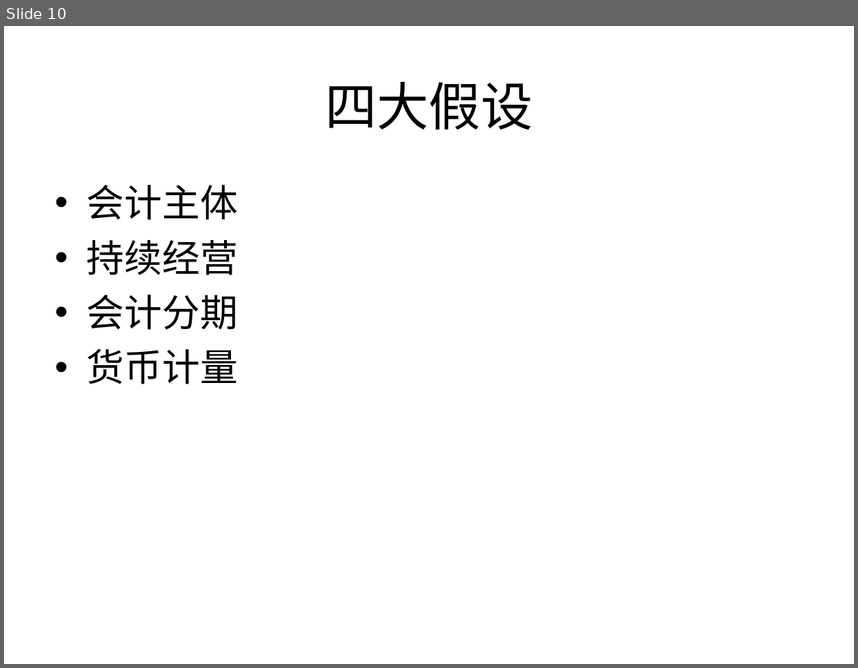
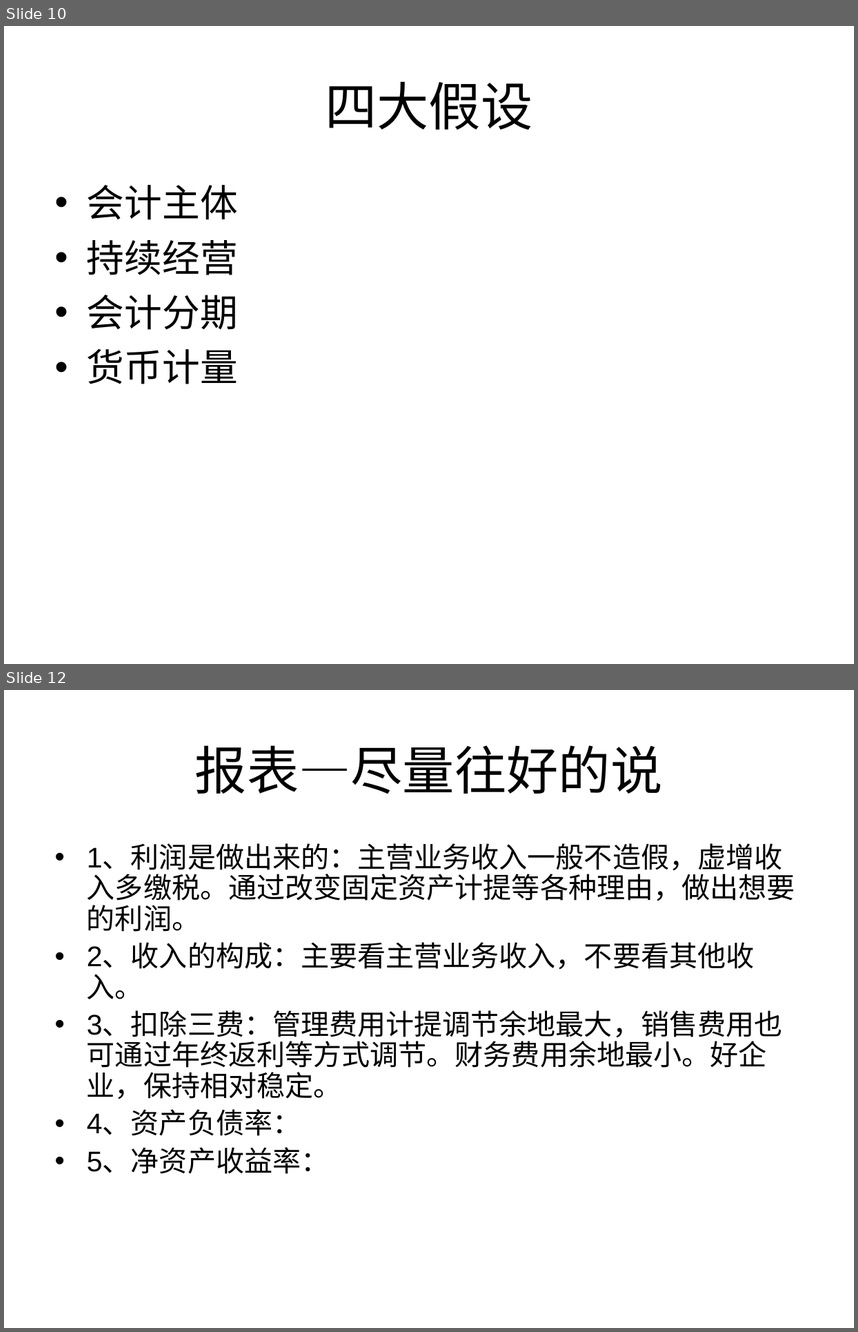
Before and after one commit to dunty/dunty.github.com, a slide deck: assets/2013-10-01-finance-accounting/accounting.ppt. Shown one above the other, each under a label of ours: slide 10 before the commit, slides 10 and 12 after it; the slides between them are not shown. The pictures are 858x668 and 858x1332 pixels, drawn with LibreOffice and Linux fonts; fonts in the diff are those of the drawing. Boxes give left, top, right and bottom in pixels: in the first picture for what was removed or moved away, otherwise in the second. Text is boxed around its words. In the diff, an @@ line names an element or a change of style, - is before the commit and + after.

```diff
--- a/assets/2013-10-01-finance-accounting/accounting.ppt
+++ b/assets/2013-10-01-finance-accounting/accounting.ppt
@@ slide 12 added at (4, 690, 854, 1328), background #FFFFFF @@
@@ title added at (195, 745, 663, 793), 44 pt, text #000000 @@
+报表—尽量往好的说
@@ text added at (87, 845, 795, 1174), 24 pt, text #000000 @@
+• 1、利润是做出来的：主营业务收入一般不造假，虚增收入多缴税。通过改变固定资产计提等各种理由，做出想要的利润。
+• 2、收入的构成：主要看主营业务收入，不要看其他收入。
+• 3、扣除三费：管理费用计提调节余地最大，销售费用也可通过年终返利等方式调节。财务费用余地最小。好企业，保持相对稳定。
+• 4、资产负债率：
+• 5、净资产收益率：
```
Also in this commit, not shown: 1 slide changed, 10 other files.
